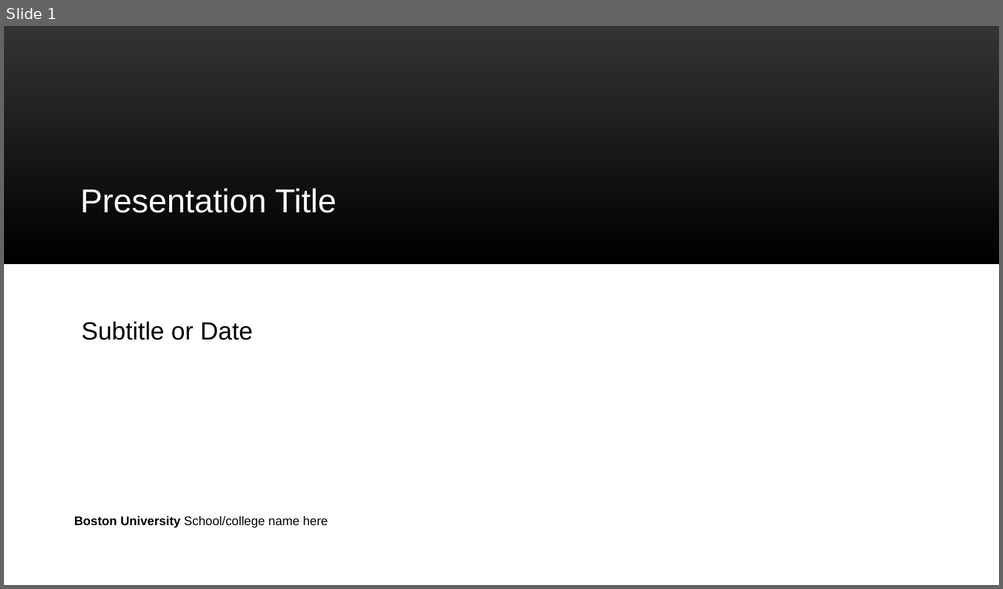
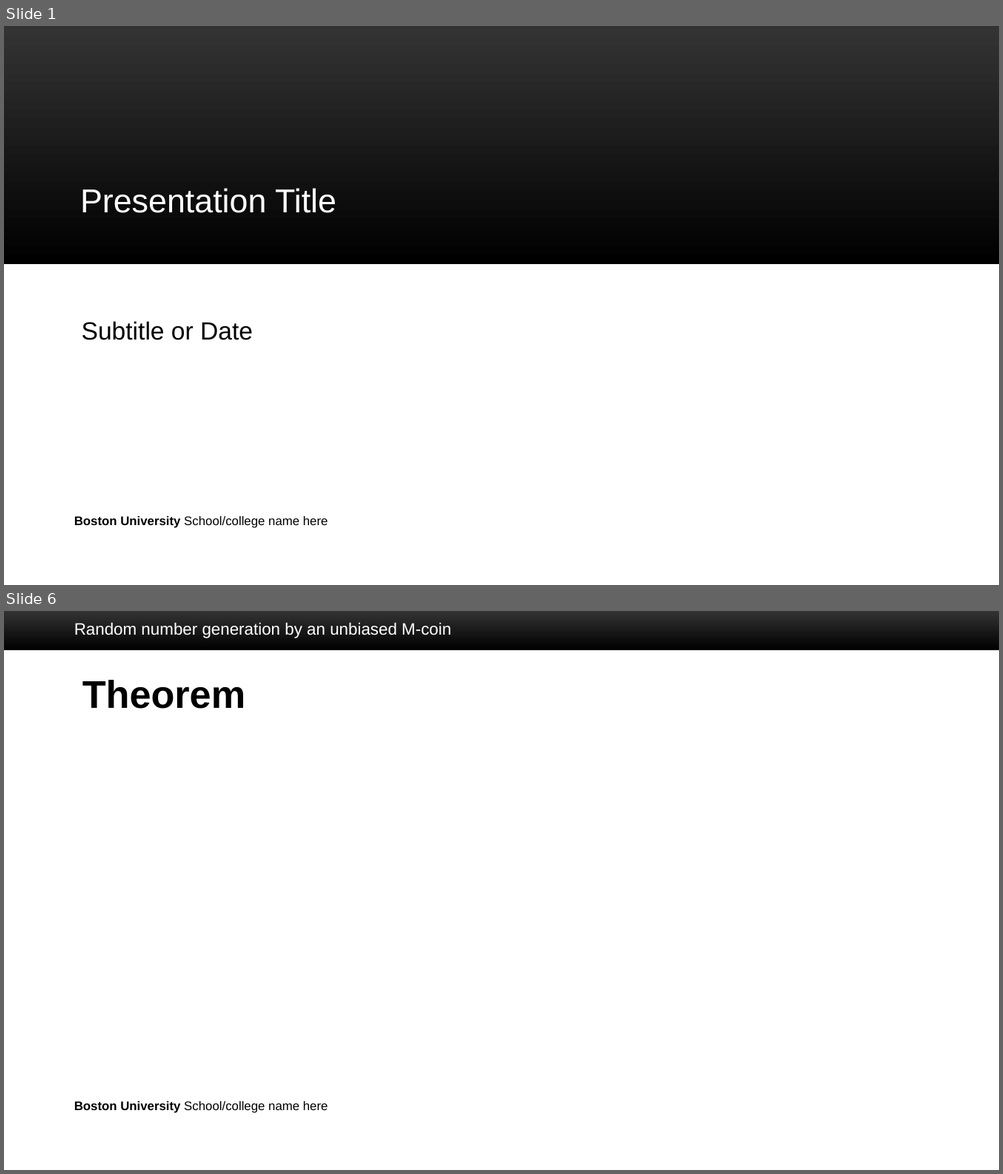
Before and after one commit to CMander02/TreeAlgorithms, a slide deck: PPT Templates/BU_PowerPoint_template_16_9.pptx. Shown one above the other, each under a label of ours: slide 1 before the commit, slides 1 and 6 after it; the slides between them are not shown. The pictures are 1003x589 and 1003x1174 pixels, drawn with LibreOffice and Linux fonts; fonts in the diff are those of the drawing; grey boxes stand for pictures; background and template pictures are left out. Boxes give left, top, right and bottom in pixels: in the first picture for what was removed or moved away, otherwise in the second. Text is boxed around its words. In the diff, an @@ line names an element or a change of style, - is before the commit and + after.

```diff
--- a/PPT Templates/BU_PowerPoint_template_16_9.pptx
+++ b/PPT Templates/BU_PowerPoint_template_16_9.pptx
@@ slide 6 added at (4, 611, 999, 1170), background #FFFFFF; not listed: 2 template elements that a slide beside it also shows @@
@@ text added at (74, 622, 451, 638), 12 pt, text #FFFFFF @@
+Random number generation by an unbiased M-coin
@@ title added at (82, 680, 245, 709), 28 pt, text #000000, bold @@
+Theorem
```
Also in this commit, not shown: 13 other slides added, 1 slide removed, 25 other files.
